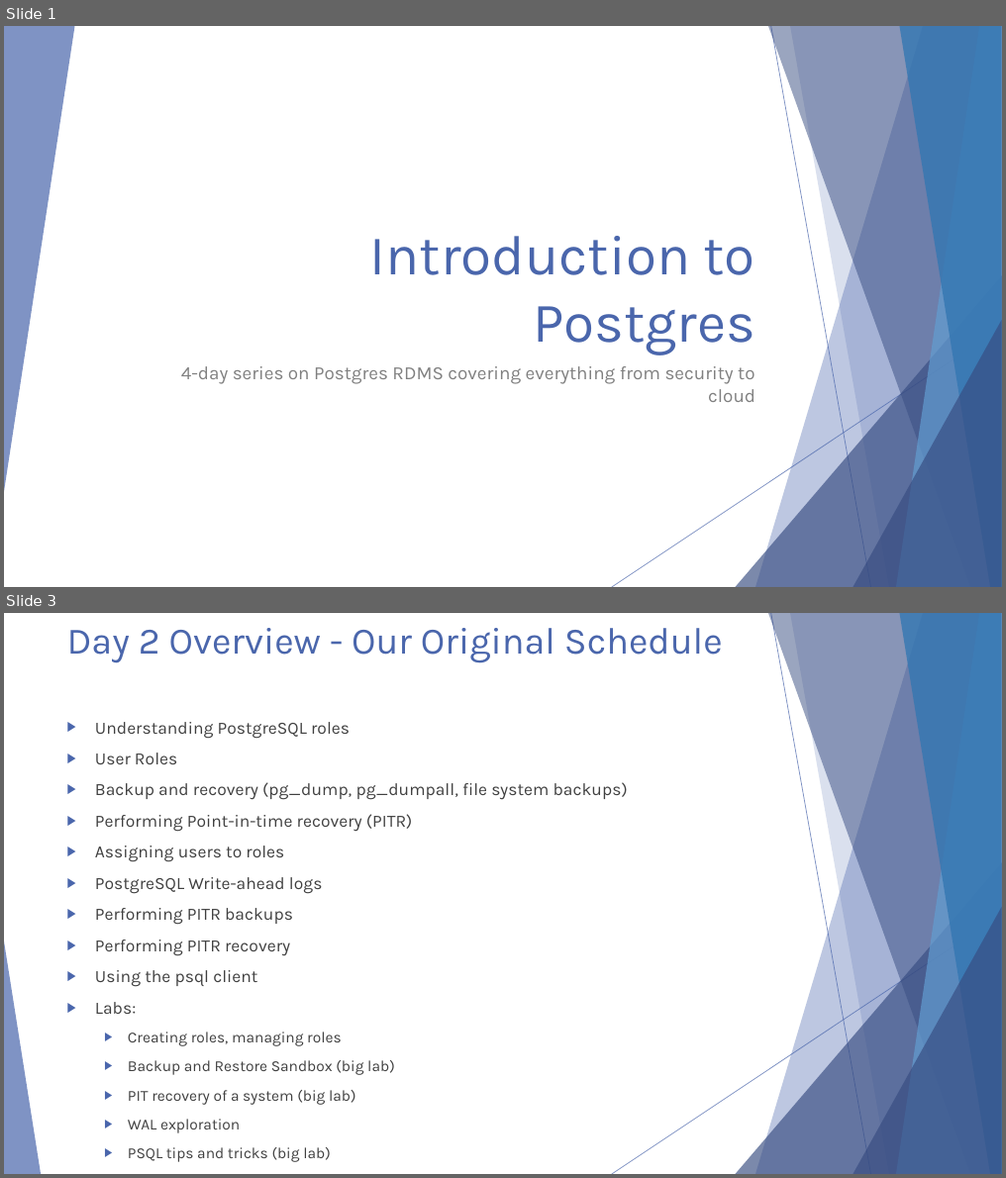
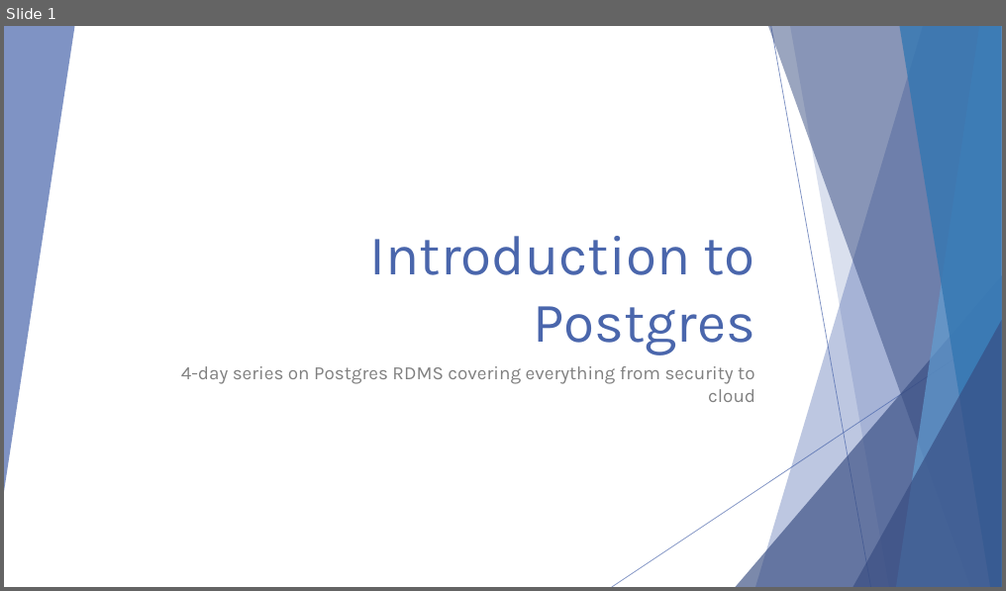
Before and after one commit to michaelrishiforrester/IntrotoPostgres2016, a slide deck: Presentations/Postgresql Presentation Day 4.pptx. Shown one above the other, each under a label of ours: slides 1 and 3 before the commit, slide 1 after it; the slides between them are not shown. The pictures are 1006x1178 and 1006x591 pixels, drawn with LibreOffice and Linux fonts; fonts in the diff are those of the drawing. Boxes give left, top, right and bottom in pixels: in the first picture for what was removed or moved away, otherwise in the second. Text is boxed around its words. In the diff, an @@ line names an element or a change of style, - is before the commit and + after.

```diff
--- a/Presentations/Postgresql Presentation Day 4.pptx
+++ b/Presentations/Postgresql Presentation Day 4.pptx
@@ slide 3 removed at (4,613,1002,1174), background #FFFFFF; not listed: 9 template elements that a slide beside it also shows @@
@@ title removed at (67,628,723,663) @@
-Day 2 Overview - Our Original Schedule
@@ text removed at (95,722,628,1162) @@
-▶ Understanding PostgreSQL roles
-▶ User Roles
-▶ Backup and recovery (pg_dump, pg_dumpall, file system backups)
-▶ Performing Point-in-time recovery (PITR)
-▶ Assigning users to roles
-▶ PostgreSQL Write-ahead logs
-▶ Performing PITR backups
-▶ Performing PITR recovery
-▶ Using the psql client
-▶ Labs:
-  ▶ Creating roles, managing roles
-  ▶ Backup and Restore Sandbox (big lab)
-  ▶ PIT recovery of a system (big lab)
-  ▶ WAL exploration
-  ▶ PSQL tips and tricks (big lab)
@@ triangle removed at (4,942,41,1174) @@
```
Also in this commit, not shown: 2 slides changed, 6 slides added, 66 other slides removed.
